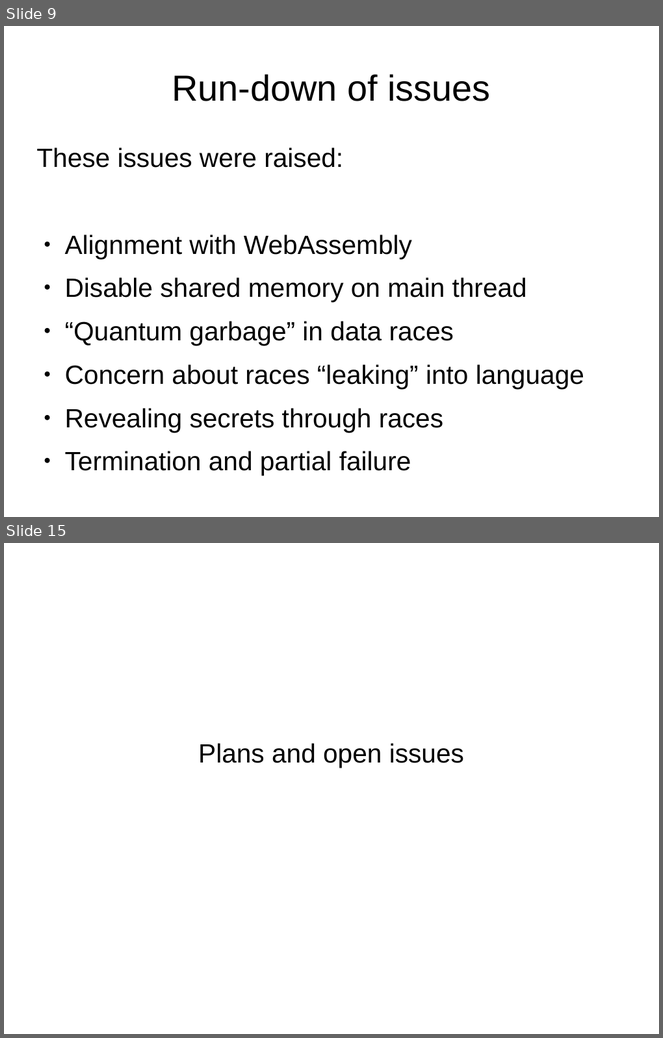
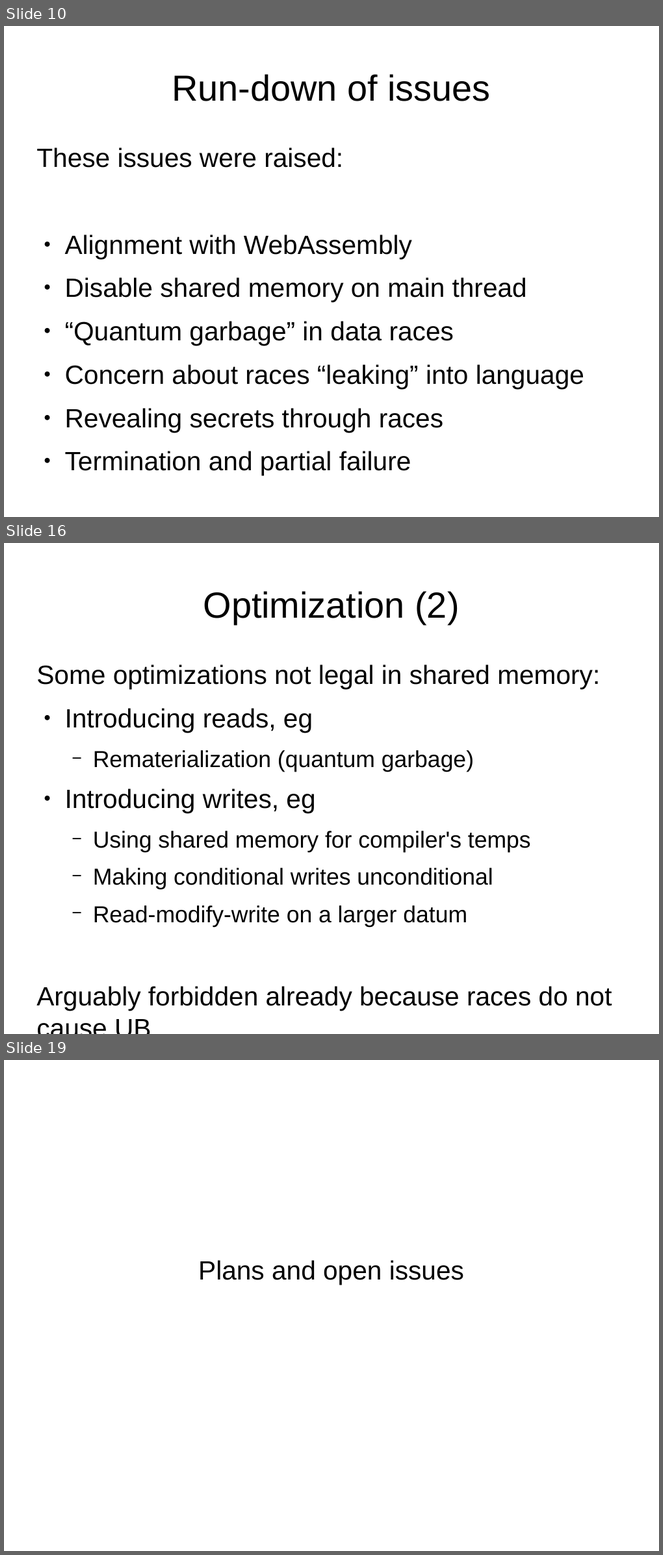
Before and after one commit to tc39/proposal-ecmascript-sharedmem, a slide deck: tc39/sharedmem-mar-2016.odp. Shown one above the other, each under a label of ours: slides 9 and 15 before the commit, slides 10, 16 and 19 after it; the slides between them are not shown. The pictures are 663x1038 and 663x1555 pixels, drawn with LibreOffice and Linux fonts; fonts in the diff are those of the drawing. Boxes give left, top, right and bottom in pixels: in the first picture for what was removed or moved away, otherwise in the second. Text is boxed around its words. In the diff, an @@ line names an element or a change of style, - is before the commit and + after.

```diff
--- a/tc39/sharedmem-mar-2016.odp
+++ b/tc39/sharedmem-mar-2016.odp
@@ slide 16 added at <box>4,543,659,1034</box>, background #FFFFFF @@
@@ title added at <box>204,591,459,624</box>, 44 pt, text #000000 @@
+Optimization (2)
@@ text added at <box>36,665,612,1011</box>, 28 pt, text #000000 @@
+Some optimizations not legal in shared memory:
+● Introducing reads, eg
+  − Rematerialization (quantum garbage)
+● Introducing writes, eg
+  − Using shared memory for compiler's temps
+  − Making conditional writes unconditional
+  − Read-modify-write on a larger datum
+Arguably forbidden already because races do not cause UB.
@@ what was slide 9 is now slide 10 @@
@@ what was slide 15 is now slide 19 @@
```
Also in this commit, not shown: 11 slides changed, 3 other slides added, 1 other file.
